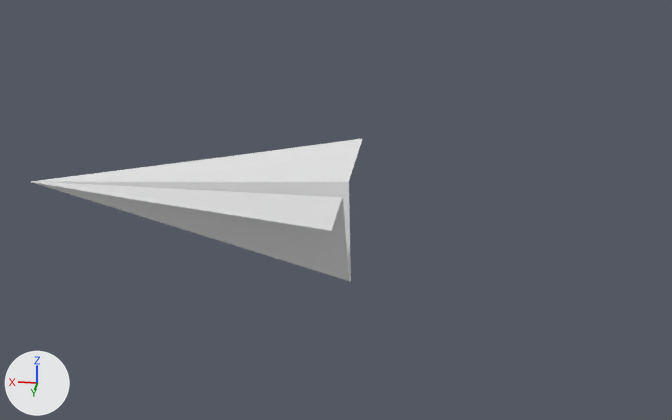
An edit to the Blender file AvionFly/AvionFly/FlyParticulas.blend, drawn before and after from the same camera.
Before and after are seen from a 50 mm lens placed at (-2.22, 6.66, 3.24), pointed at (-1.34, -0.07, 0.47). The lights are fixed; the arrows at lower left show +X, +Y and +Z.

The scene before the commit, as lines of its bpy script (objects in view):
```python
me_平面_001 = bpy.data.meshes.new('平面.001')
me_平面_001.from_pydata([(-0.33, 0.19, 0.31), (-0.33, 0.19, 0.31), (-0.41, -0.39, -1.15), (-0.33, 0.19, 0.31), (-0.35, -0.08, -2.21), (-0.47, -0.83, -2.24), (-0.35, -0.08, -2.21)], [(0, 1)], [(3, 2, 5, 6), (1, 3, 6, 4)])
me_平面_001.materials.append(None)
me_平面_003 = bpy.data.meshes.new('平面.003')
me_平面_003.from_pydata(...)  # 15 vertices, 12 faces; spans x -0.66..0.12, y -1.82..0.74, z 0.51..0.77
me_平面_004 = bpy.data.meshes.new('平面.004')
me_平面_004.from_pydata([(-0.78, 0.8, -0.88), (-0.79, 0.8, -0.88), (-0.62, -0.13, -1.37), (-0.79, 0.8, -0.88), (-0.09, -0.89, -2.63), (-0.35, -1.57, -2.17), (-0.09, -0.89, -2.63), (-0.62, -0.13, -1.37), (-0.35, -1.57, -2.17)], [(0, 1)], [(3, 2, 5, 6), (1, 3, 6, 4), (5, 2, 7, 8)])
me_平面_005 = bpy.data.meshes.new('平面.005')
me_平面_005.from_pydata(...)  # 15 vertices, 12 faces; spans x -0.7..0.08, y -1.83..0.75, z 0.4..0.64
ob_ala1 = bpy.data.objects.new('ala1', me_平面_001)
ob_ala1.location = (0.793, -0.167, 0.296)
ob_ala1.rotation_euler = (0.0, 1.571, 0.0)  # degrees (0, 90, 0)
ob_ala2 = bpy.data.objects.new('ala2', me_平面_004)
ob_ala2.location = (1.016, 0.774, 1.844)
ob_ala2.rotation_euler = (-3.454, 4.194, 0.969)  # degrees (-198, 240, 56)
ob_cuerpo1 = bpy.data.objects.new('cuerpo1', me_平面_005)
ob_cuerpo1.location = (0.354, 0.463, -0.012)
ob_cuerpo1.rotation_euler = (3.109, 1.521, 1.561)  # degrees (178, 87, 89)
ob_cuerpo2 = bpy.data.objects.new('cuerpo2', me_平面_003)
ob_cuerpo2.location = (0.376, 0.468, -0.238)
ob_cuerpo2.rotation_euler = (-0.00136, 1.114, -1.595)  # degrees (-0.1, 64, -91)
```
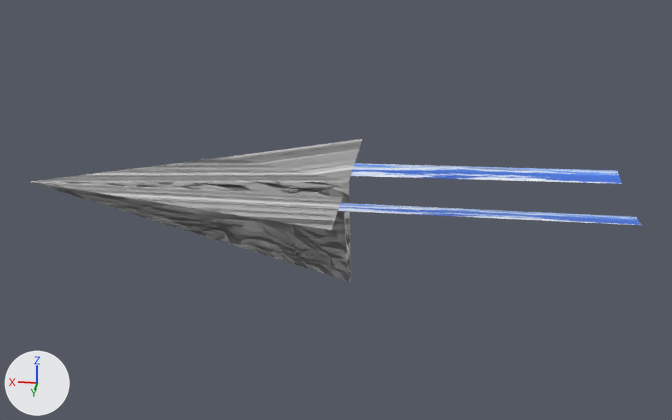
The newer file is also turned or shifted as a whole; pictures and numbers use the older file's frame.

What differs and where, as boxes (x1, y1, x2, y2) in the pictures (672 x 420 px):
'cuerpo2', recoloured: (32, 182, 349, 281) in both
'ala1', recoloured (white to grey): (39, 138, 363, 181) in both
'ala2', recoloured (white to grey): (34, 182, 342, 231) in both
'vanda1', added (blue): after (351, 163, 622, 184)
'cuerpo1', recoloured: (31, 181, 351, 281) in both
'vanda2', added (blue): after (338, 203, 641, 225)

The change, as a diff of the scene's bpy script:
```diff
--- a/AvionFly/AvionFly/FlyParticulas.blend.py
+++ b/AvionFly/AvionFly/FlyParticulas.blend.py
@@ mat_材质_002 @@
+mat_材质_002 = bpy.data.materials.new('材质.002')
+# uses the picture img_paper003_2k_color_jpg_002
+# uses the picture img_paper003_2k_displacement_jpg_002
+# uses the picture img_paper003_2k_normaldx_jpg_002
+# uses the picture img_paper003_2k_roughness_jpg_002
@@ mat_材质_001 @@
+mat_材质_001 = bpy.data.materials.new('材质.001')
+# uses the picture img_paper003_2k_color_jpg_001
+# uses the picture img_paper003_2k_displacement_jpg_001
+# uses the picture img_paper003_2k_normaldx_jpg_001
+# uses the picture img_paper003_2k_roughness_jpg_001
@@ mat_材质_003 @@
+mat_材质_003 = bpy.data.materials.new('材质.003')
+# uses the picture img_paper003_2k_color_jpg_003
+# uses the picture img_paper003_2k_displacement_jpg_003
+# uses the picture img_paper003_2k_normaldx_jpg_003
+# uses the picture img_paper003_2k_roughness_jpg_003
@@ mat_材质 @@
+mat_材质 = bpy.data.materials.new('材质')
+# uses the picture img_paper003_2k_color_jpg
+# uses the picture img_paper003_2k_displacement_jpg
+# uses the picture img_paper003_2k_normaldx_jpg
+# uses the picture img_paper003_2k_roughness_jpg
@@ me_平面_001 @@
 me_平面_001.from_pydata(...)  # 7 vertices, 2 faces, 1 loose edge; spans x -0.47..-0.33, y -0.83..0.19, z -2.24..0.31
+me_平面_001.materials.append(mat_材质)
@@ me_平面_004 @@
 me_平面_004.from_pydata(...)  # 9 vertices, 3 faces, 1 loose edge; spans x -0.79..-0.09, y -1.57..0.8, z -2.63..-0.88
+me_平面_004.materials.append(mat_材质_003)
@@ me_平面_005 @@
 me_平面_005.from_pydata(...)  # 15 vertices, 12 faces; spans x -0.7..0.08, y -1.83..0.75, z 0.4..0.64
+me_平面_005.materials.append(mat_材质_001)
@@ me_平面_003 @@
 me_平面_003.from_pydata(...)  # 15 vertices, 12 faces; spans x -0.66..0.12, y -1.82..0.74, z 0.51..0.77
+me_平面_003.materials.append(mat_材质_002)
@@ ob_vanda1 @@
+ob_vanda1 = bpy.data.objects.new('vanda1', me_平面_002)  # 36 vertices, 25 faces; spans x -1.07..1.07, y -1.07..1.07, z 0.0; in mat_材质_006 (picture img_sky_jpg)
+ob_vanda1.location = (-2.476, -0.486, 0.678)
+ob_vanda1.rotation_euler = (-0.157, 0.00225, 0.0409)  # degrees (-9, 0.1, 2.3)
+ob_vanda1.scale = (1.0, 0.1, 1.0)
@@ ob_vanda2 @@
+ob_vanda2 = bpy.data.objects.new('vanda2', me_平面)  # 36 vertices, 25 faces; spans x -1.07..1.07, y -1.07..1.07, z 0.0; in mat_材质_005 (picture img_sky_jpg)
+ob_vanda2.location = (-2.468, 0.412, 0.694)
+ob_vanda2.rotation_euler = (0.115, -0.0000437, 0.00538)  # degrees (6.6, 0, 0.3)
+ob_vanda2.scale = (1.0, 0.1, 1.0)
```
